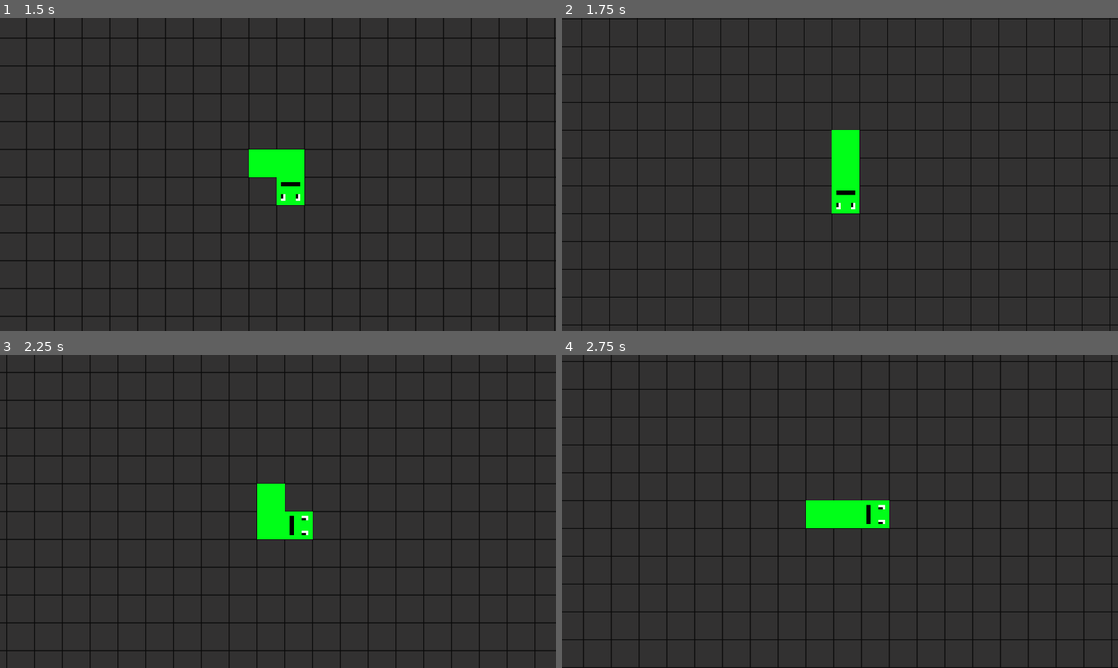
Above: before the commit, frames 1-4 (two rows, left to right).
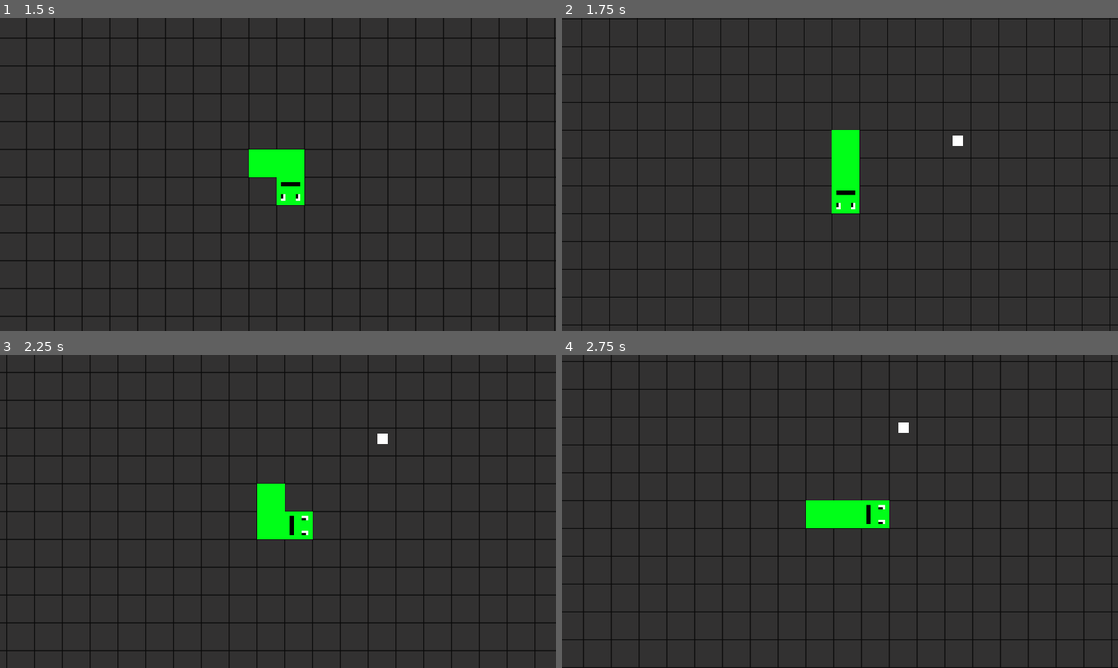
Above: after the commit, the same moments.

Repository: nath-ellis/slither.net
Game: Godot game, scene res://scenes/game.tscn
Two runs of this game, one before a commit and one after it. Both use one fixed random seed, a clock stepped at 60 frames per second and the inputs below.
Inputs:
- Up to frame 1 (1.5 s): hold Right (right) 0.53-1.28 s; hold Down (down) from 1.28 s (still down)
- Up to frame 2 (1.75 s): keep holding Down (down)
- Up to frame 3 (2.25 s): release Down (down) at 2.03 s; hold Right (right) from 2.03 s (still down)
- Up to frame 4 (2.75 s): keep holding Right (right)

Frame 1 is identical in both runs. In frame 2, less than 0.1% of the frame differs, in the area x 70-73%, y 37-41%; in frame 3, less than 0.1%; in frame 4, less than 0.1%.

Commit message:
Added larger bits which increase size much more

Diff:
--- a/scenes/bit.tscn
+++ b/scenes/bit.tscn
@@ -4,10 +4,11 @@
 [ext_resource type="Texture2D" uid="uid://dvfsv7y2rfrd3" path="res://assets/bits/white.png" id="1_riyad"]
 
 [sub_resource type="RectangleShape2D" id="RectangleShape2D_eq1wb"]
-size = Vector2(8, 8)
+size = Vector2(24, 24)
 
 [node name="Bit" type="Area2D"]
 script = ExtResource("1_45i5n")
+metadata/size = "small"
 
 [node name="Sprite2D" type="Sprite2D" parent="."]
 texture = ExtResource("1_riyad")
--- /dev/null
+++ b/scenes/large_bit.tscn
@@ -0,0 +1,19 @@
+[gd_scene load_steps=4 format=3 uid="uid://csvxhu6cr865k"]
+
+[ext_resource type="Script" path="res://scripts/bit.gd" id="1_7h54b"]
+[ext_resource type="Texture2D" uid="uid://bhnwttyjsuoba" path="res://assets/bits/large_white.png" id="2_e567j"]
+
+[sub_resource type="RectangleShape2D" id="RectangleShape2D_eq1wb"]
+size = Vector2(24, 24)
+
+[node name="LargeBit" type="Area2D"]
+script = ExtResource("1_7h54b")
+metadata/size = "large"
+
+[node name="Sprite2D" type="Sprite2D" parent="."]
+texture = ExtResource("2_e567j")
+
+[node name="CollisionShape2D" type="CollisionShape2D" parent="."]
+shape = SubResource("RectangleShape2D_eq1wb")
+
+[connection signal="area_entered" from="." to="." method="_on_area_entered"]
--- a/scripts/bit.gd
+++ b/scripts/bit.gd
@@ -12,6 +12,9 @@
 	Manager.length += 1
 
 	if area.get_parent().has_method("increase_length"):
-		area.get_parent().call_deferred("increase_length", 3)
+		if get_meta("size") == "large":
+			area.get_parent().call_deferred("increase_length", 10)
+		elif get_meta("size") == "small":
+			area.get_parent().call_deferred("increase_length", 2)
 
 	queue_free()
--- a/scripts/game.gd
+++ b/scripts/game.gd
@@ -2,6 +2,7 @@
 
 
 const BIT = preload("res://scenes/bit.tscn")
+const LARGE_BIT = preload("res://scenes/large_bit.tscn")
 
 @onready var player = $Player
 @onready var bits = $Bits
@@ -12,7 +13,11 @@
 	var chance = randi_range(0, 15)
 
 	if chance == 1:
-		var new_bit = BIT.instantiate()
-		bits.add_child(new_bit)
+		bits.add_child(BIT.instantiate())
+	else:
+		chance = randi_range(0, 30)
+
+		if chance == 1:
+			bits.add_child(LARGE_BIT.instantiate())
 
 	bit_timer.start()
--- a/scripts/player.gd
+++ b/scripts/player.gd
@@ -22,6 +22,27 @@
 				"y": face.global_position.y,
 				"vel": Manager.player_vel,
 			})
+
+
+func _process(_delta) -> void:
+	# Check whether the player's size should be increased
+	if increase_length_counter >= 10:
+		var new_body = PLAYER_BODY.instantiate()
+		var end_body = body.get_children()[len(body.get_children())-1]
+
+		if len(end_body.move_to) > 0:
+			new_body.position = end_body.position - end_body.move_to[0]["vel"]
+
+			# Add places it needs to move to
+			for e in end_body.move_to:
+				new_body.move_to.append(e)
+
+		else:
+			new_body.position = end_body.position - Manager.player_vel
+
+		body.add_child(new_body)
+
+		increase_length_counter -= 10
 
 
 func _physics_process(_delta) -> void:
@@ -89,22 +110,4 @@
 
 
 func increase_length(increase_amount) -> void:
-	if increase_length_counter >= 10:
-		var new_body = PLAYER_BODY.instantiate()
-		var end_body = body.get_children()[len(body.get_children())-1]
-
-		if len(end_body.move_to) > 0:
-			new_body.position = end_body.position - end_body.move_to[0]["vel"]
-
-			# Add places it needs to move to
-			for e in end_body.move_to:
-				new_body.move_to.append(e)
-
-		else:
-			new_body.position = end_body.position - Manager.player_vel
-
-		body.add_child(new_body)
-
-		increase_length_counter = 0
-	else:
-		increase_length_counter += increase_amount
+	increase_length_counter += increase_amount
Binary file added: assets/bits/large_white.png
Not shown, added: assets/bits/large_white.png.import
